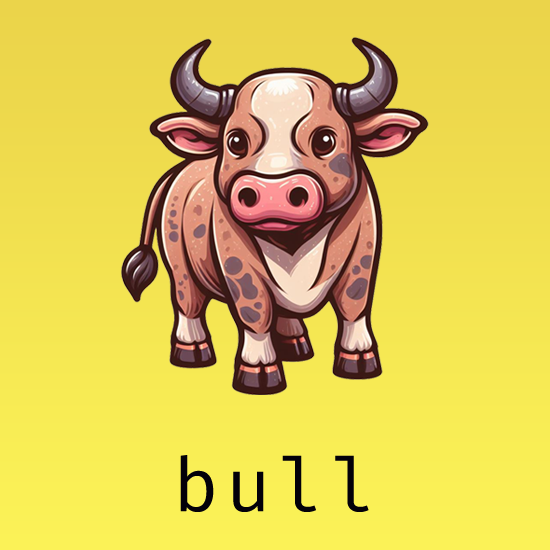
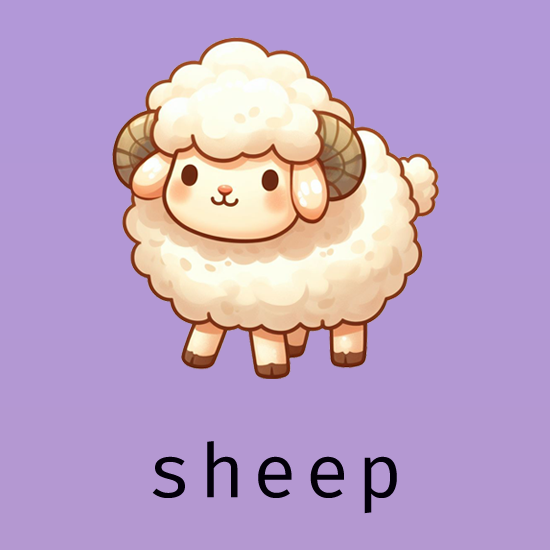
Two versions of the same layered image (550x550). Layer-by-layer changes:
added layer "sheep" (1st of 2) above "sheep" over [152, 441, 397, 514]
added layer "sheep" (2nd of 2) above "bull" over [112, 37, 439, 379]
hid "bull" (1st of 2) over [180, 455, 369, 512]
hid "bull" (2nd of 2) over [121, 37, 429, 395]
added layer "Purple" above "Yellow" over [0, 0, 550, 550]
hid "Yellow" over [0, 0, 550, 550]
